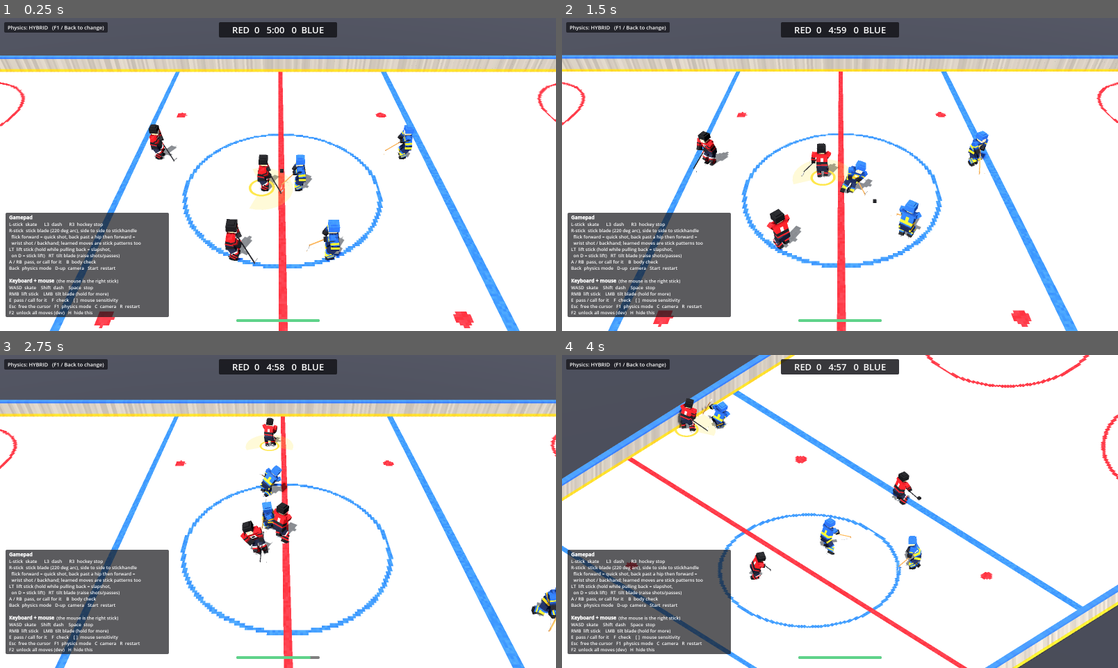
Above: before the commit, frames 1-4 (two rows, left to right).
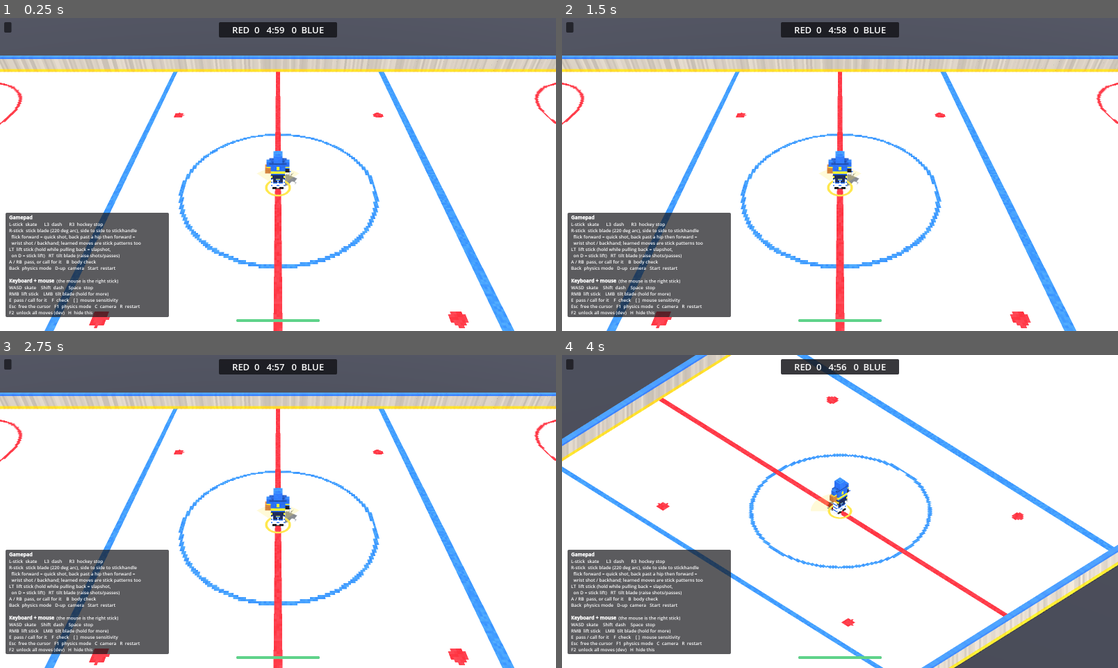
Above: after the commit, the same moments.

Repository: HammerJones/RinkGM
Game: Godot game, scene res://scenes/main.tscn
The game is run twice, just before and just after one commit, with the same random seed, the same clock (stepped at 60 frames per second) and the same inputs.
Inputs (mouse positions are in pixels of both pictures, inside the frame that each line leads up to):
- Up to frame 1 (0.25 s): no input
- Up to frame 2 (1.5 s): tap Enter at 0.5 s; move the mouse to (867, 174) at 0.52 s; hold Right mouse button (lift) 0.53-1.28 s; hold W (move_up) from 0.53 s (still down); tap Shift (dash) at 0.6 s; click (867, 174) at 0.67 s; move the mouse to (812, 174) at 1.27 s; right-click (812, 174) at 1.35 s
- Up to frame 3 (2.75 s): keep holding W (move_up); click (250, 511) at 1.55 s; move the mouse to (289, 505) at 2.02 s; press the mouse at (289, 505) at 2.03 s; tap Shift (dash) at 2.3 s
- Up to frame 4 (4 s): keep holding W (move_up); move the mouse to (834, 517) at 2.77 s; release the mouse at (834, 517) at 2.78 s; tap C (camera) at 2.85 s; click (834, 517) at 2.92 s; right-click (834, 517) at 3.05 s; move the mouse to (878, 514) at 3.52 s; press the mouse at (878, 514) at 3.53 s; tap F (check) at 3.6 s

The runs differ from the first frame. In frame 1, 8.5% of the frame differs, in the area x 0-100%, y 1-100%; in frame 2, 6.1%; in frame 3, 18%; in frame 4, 22%, in the area x 0-100%, y 0-100%.
Error after the commit: Parse Error: Cannot infer the type of "all" variable because the value doesn't have a set type. (res://scripts/input/human_controller.gd:32)

Commit message:
Hand stick-move execution back to physics; move catalog to scripts/core
Physics now owns the 220 degree arc and move execution (MovePhysics), so
this drops controls' own copies in skater.gd and stick_puck.gd ahead of
merging that branch.

Co-Authored-By: Claude Opus 5.5 (1M context) <noreply@anthropic.com>
Claude-Session: https://claude.ai/code/session_01CnqvJr53VTaWQ9ttMTJ7Lu

Diff:
--- a/scripts/game/skater.gd
+++ b/scripts/game/skater.gd
@@ -7,7 +7,7 @@
 ##  * a dash is a burst stride up to top speed; the hockey stop scrapes
 ##    speed off sideways
 ##  * the stick blade is its own point that moves at a limited speed inside a
-##    220 degree arc around the body (reaching back past each hip); the puck follows it on a spring whose
+##    90 degree arc in front of the body; the puck follows it on a spring whose
 ##    force is capped by the skater's grip (see StickPuck), so turning or
 ##    stickhandling harder than your skill allows works the puck loose
 ## Every number comes from `profile` (PhysicsProfile, built from `stats`), and
@@ -18,10 +18,9 @@
 const MASS := 85.0
 const REACH_MIN := 0.55
 const REACH_MAX := 1.5
-const ARC_HALF := deg_to_rad(110.0)       # the blade's 220 degree arc
+const ARC_HALF := PI / 4.0                 # the blade's 90 degree arc
 const DEFAULT_BLADE := Vector2(0.95, 0.3)  # (forward, right) relative to the body
-const WIND_SPOT := Vector2(-0.15, 0.8)     # where a drawn-back blade sits (forehand; y flips for the backhand)
-const DRAWN_ANGLE := deg_to_rad(95.0)      # stick further back than this draws the shot back
+const WIND_SPOT := Vector2(-0.15, 0.8)     # where a drawn-back blade sits
 const SLAP_MIN := 0.18                     # a lifted wind-up shorter than this is a wrist shot
 const LIFT_HEIGHT := 0.22
 const STICK_LIFTED_TIME := 0.55
@@ -107,16 +106,6 @@
 var ai_slap := false
 var ai_tilt := 0.0
 
-# shots and stick moves (see Moves): what this skater knows, the kind of shot
-# being wound up, and a canned stick move in progress
-var moves := Moves.all()
-var shot_kind := Moves.WRIST
-var move := Moves.NONE
-var move_time := 0.0
-var _move_from := Vector2.ZERO
-var _wind_side := 1.0
-var _gest: Array[Vector3] = []  # (forward, right, age) of recent stick input in the body frame
-
 var rig: SkaterRig
 var _prev_shoot := false
 var _prev_lift := false
@@ -192,7 +181,6 @@
 	_stick_wound = false
 	winding = false
 	wind_time = 0.0
-	move = Moves.NONE
 
 
 ## 0..1 visual wind-up for the rig and HUD.
@@ -210,8 +198,6 @@
 ## Where the puck is pulled to while carried. During a slapshot wind-up the
 ## blade lifts away, so the puck stays where the wind-up started.
 func puck_anchor() -> Vector3:
-	if move == Moves.LACROSSE:
-		return blade_pos + Vector3.UP * (blade_height + 0.03)
 	if winding and wind_slap:
 		return _blade_world(_anchor_local)
 	return Vector3(blade_pos.x, 0, blade_pos.z)
@@ -343,11 +329,7 @@
 	if ctrl.stick.length() < 0.5:
 		return false
 	var l := _stick_local(ctrl.stick)
-	return absf(atan2(l.y, l.x)) > DRAWN_ANGLE
-
-
-func knows(id: int) -> bool:
-	return moves.has(id)
+	return absf(atan2(l.y, l.x)) > deg_to_rad(110.0)
 
 
 func _update_blade(dt: float, blend: float) -> void:
@@ -360,14 +342,12 @@
 		var l := _stick_local(ctrl.stick)
 		var mag := minf(l.length(), 1.0)
 		target = Vector2(cos(atan2(l.y, l.x)), sin(atan2(l.y, l.x))) * lerpf(REACH_MIN, REACH_MAX, mag)
-	# keep it inside the 220 degree arc and the stick's reach
+	# keep it inside the 90 degree arc and the stick's reach
 	var reach := clampf(target.length(), REACH_MIN, REACH_MAX)
 	var ang := clampf(atan2(target.y, target.x), -ARC_HALF, ARC_HALF)
 	target = Vector2(cos(ang), sin(ang)) * reach
 	if winding:
-		target = target.lerp(Vector2(WIND_SPOT.x, WIND_SPOT.y * _wind_side), minf(1.0, wind_time / 0.12))
-	if move != Moves.NONE:
-		target = _move_target()
+		target = target.lerp(WIND_SPOT, minf(1.0, wind_time / 0.12))
 	# the blade chases the target with limited speed and acceleration
 	var want := (target - blade_local) * profile.blade_response
 	want = want.limit_length(profile.blade_speed * lerpf(1.0, 1.25, blend))
@@ -381,8 +361,6 @@
 		h = 0.35
 	elif winding and wind_slap:
 		h = 0.9 * windup() + 0.2
-	elif move == Moves.LACROSSE:
-		h = 1.05 * smoothstep(0.05, LACROSSE_SCOOP, move_time)
 	elif lifting:
 		h = LIFT_HEIGHT
 	blade_height = lerpf(blade_height, h, minf(1.0, 25.0 * dt))
@@ -419,43 +397,18 @@
 			cancel_shot()
 		_prev_shoot = ctrl.shoot
 		return
-	_record_gesture(dt)
-	if move != Moves.NONE:
-		_update_move(dt)
-		return
-	if not winding and has_puck():
-		var g := _gesture()
-		if g == Moves.TOE_DRAG or g == Moves.LACROSSE:
-			_start_move(g)
-			return
-		if g == Moves.SNAP:
-			shot_kind = Moves.SNAP
-			wind_time = 0.3
-			_fire()
-			return
 	if _flicked(dt):
-		shot_kind = Moves.QUICK
 		_fire()
 		return
 	var drawn := _stick_drawn()
 	var held := ctrl.shoot
-	# with LT held the slapshot starts as soon as the stick heads back on the
-	# forehand, so the lifted blade doesn't leave the puck behind
-	var slap_draw := ctrl.lift and has_puck() and knows(Moves.SLAP) and ctrl.stick.length() > 0.5 \
-		and rad_to_deg(atan2(_stick_local(ctrl.stick).y, _stick_local(ctrl.stick).x)) > 60.0
-	drawn = drawn or slap_draw
 	if not winding and ((held and not _prev_shoot) or drawn):
 		winding = true
 		wind_time = 0.0
-		_wind_side = -1.0 if drawn and _stick_local(ctrl.stick).y < 0.0 else 1.0
-		# the slapshot is a learned move; without it a lifted wind-up is a wrist shot
-		wind_slap = ctrl.lift and _wind_side > 0.0 and knows(Moves.SLAP) and (has_puck() or knows(Moves.ONE_TIMER))
-		shot_kind = Moves.SLAP if wind_slap else (Moves.BACKHAND if _wind_side < 0.0 else Moves.WRIST)
+		wind_slap = ctrl.lift
 		_stick_wound = drawn and not held
 		_wind_grace = 0.0
-		# the puck waits where it is while the blade goes back
-		var pd := puck.position - position
-		_anchor_local = Vector2(pd.dot(heading), pd.dot(right_vec())) if has_puck() else blade_local
+		_anchor_local = blade_local
 	_prev_shoot = held
 	if not winding:
 		return
@@ -495,110 +448,15 @@
 	return true
 
 
-# ---------------------------------------------------------------- moves
-
-const GEST_KEEP := 0.7
-const TOE_DRAG_TIME := 0.32
-const LACROSSE_SCOOP := 0.4
-const LACROSSE_HOLD := 1.6
-
-
-func _record_gesture(dt: float) -> void:
-	for i in _gest.size():
-		_gest[i].z += dt
-	var l := _stick_local(ctrl.stick) if ctrl.stick.length() > 0.2 else Vector2.ZERO
-	_gest.append(Vector3(l.x, l.y, 0.0))
-	while _gest.size() > 2 and _gest[0].z > GEST_KEEP:
-		_gest.pop_front()
-
-
-## Which pattern the recent stick path traced (see Moves), or NONE.
-func _gesture() -> int:
-	var c := _gest[-1]
-	var r := Vector2(c.x, c.y).length()
-	var ang := rad_to_deg(atan2(c.y, c.x))
-	var tilted := ctrl.tilt > 0.5
-	if tilted and knows(Moves.LACROSSE) and r > 0.8 and ang > 45.0:
-		# sweeping round from the backhand side towards the forehand hip; the
-		# scoop finishes the sweep up behind the hip
-		if _was(func(a, rr, age): return a < -45.0 and rr > 0.8 and age < 0.5):
-			return Moves.LACROSSE
-	if tilted and knows(Moves.TOE_DRAG) and r > 0.5 and ang < -55.0:
-		# pulled back across from out in front
-		if _was(func(a, rr, age): return absf(a) < 35.0 and rr > 0.7 and age < 0.3):
-			return Moves.TOE_DRAG
-	if knows(Moves.SNAP) and c.x > 0.85 and absf(ang) < 20.0:
-		# snapped forward from out wide on the forehand
-		if _was(func(a, rr, age): return a > 60.0 and a < 105.0 and rr > 0.6 and age < 0.12):
-			return Moves.SNAP
-	return Moves.NONE
-
-
-func _was(test: Callable) -> bool:
-	for g in _gest:
-		if test.call(rad_to_deg(atan2(g.y, g.x)), Vector2(g.x, g.y).length(), g.z):
-			return true
-	return false
-
-
-func _start_move(id: int) -> void:
-	move = id
-	move_time = 0.0
-	_move_from = blade_local
-	_gest.clear()
-
-
-## Canned blade paths; the puck rides the blade (NHL-style) until they finish.
-func _move_target() -> Vector2:
-	match move:
-		Moves.TOE_DRAG:
-			var e := smoothstep(0.0, 1.0, move_time / TOE_DRAG_TIME)
-			return _move_from.lerp(Vector2(0.5, -0.65), e)
-		Moves.LACROSSE:
-			var e := smoothstep(0.0, 1.0, move_time / LACROSSE_SCOOP)
-			# round the front and up behind the forehand hip
-			var a := lerpf(atan2(_move_from.y, _move_from.x), deg_to_rad(100.0), e)
-			return Vector2(cos(a), sin(a)) * lerpf(_move_from.length(), 0.8, e)
-	return blade_local
-
-
-func _update_move(dt: float) -> void:
-	move_time += dt
-	if not has_puck():
-		move = Moves.NONE
-		return
-	match move:
-		Moves.TOE_DRAG:
-			if move_time >= TOE_DRAG_TIME:
-				move = Moves.NONE
-		Moves.LACROSSE:
-			if move_time < LACROSSE_SCOOP:
-				return
-			var l := _stick_local(ctrl.stick)
-			if ctrl.stick.length() > 0.6 and l.x > 0.5:
-				shot_kind = Moves.LACROSSE
-				move = Moves.NONE
-				wind_time = 0.4
-				_fire()
-			elif move_time > LACROSSE_SCOOP + LACROSSE_HOLD or ctrl.tilt < 0.2:
-				# let it drop back to the ice
-				move = Moves.NONE
-
-
 func _fire() -> void:
 	var held := wind_time
 	var slap := wind_slap and held >= SLAP_MIN
-	if shot_kind == Moves.SLAP and not slap:
-		shot_kind = Moves.WRIST
 	winding = false
 	_stick_wound = false
 	wind_time = 0.0
 	# the blade follows through
-	var side := -1.0 if shot_kind == Moves.BACKHAND else 1.0
-	blade_local = Vector2(REACH_MAX * 0.85, 0.15 * side)
+	blade_local = Vector2(REACH_MAX * 0.85, 0.15)
 	blade_lvel = Vector2.ZERO
-	if rig:
-		rig.follow_through(held * 1.5 + (0.4 if slap else 0.0), side)
 	if has_puck():
 		shoot(held, slap)
 		return
@@ -638,17 +496,6 @@
 		err *= 1.35
 	else:
 		spd = p.wrist_speed(held)
-	match shot_kind:
-		Moves.BACKHAND:
-			spd *= 0.8
-			err *= 1.3
-		Moves.SNAP:
-			# barely any wind-up, but the flex of the shaft does the work
-			spd = p.wrist_speed(0.55)
-			err = p.aim_error(0.3)
-		Moves.LACROSSE:
-			spd = p.wrist_speed(0.4) * 0.9
-			err *= 1.25
 	if incoming > 0.0:
 		spd += incoming * 0.25
 		err *= 1.3
@@ -659,13 +506,11 @@
 	# pick a target height at the net and solve for the lift that gets there:
 	# tilt opens the blade and raises the shot
 	var h_target: float
-	if shot_kind == Moves.LACROSSE:
-		h_target = randf_range(0.75, 1.05)
-	elif ctrl.tilt > 0.05:
+	if ctrl.tilt > 0.05:
 		h_target = lerpf(0.25, 1.1, ctrl.tilt)
 	else:
 		h_target = randf_range(0.04, 0.22)
-	h_target = maxf(0.0, h_target + randfn(0.0, err * net_dist * 0.5)) - from.y
+	h_target = maxf(0.0, h_target + randfn(0.0, err * net_dist * 0.5))
 	var vy := 0.0
 	if net_dist < 24.0:
 		var tt := net_dist / spd
--- a/scripts/game/stick_puck.gd
+++ b/scripts/game/stick_puck.gd
@@ -61,18 +61,6 @@
 	if carrier.stun_timer > 0.0 or carrier.stick_lifted_timer > 0.0:
 		puck.controller = null
 		return
-	if carrier.move != Moves.NONE:
-		# a learned move: the puck rides the blade until it's done
-		var at := carrier.puck_anchor()
-		puck.vel = (at - puck.position) / dt if dt > 0.0 else Vector3.ZERO
-		puck.vel = puck.vel.limit_length(25.0)
-		if at.y <= 0.001:
-			puck.vel.y = 0.0
-		return
-	if carrier.winding and carrier.wind_slap:
-		# the blade is up for the slapshot: the puck settles where it was left,
-		# drifting along with the skater
-		puck.vel = puck.vel.lerp(Vector3(carrier.vel.x, puck.vel.y, carrier.vel.z), 1.0 - exp(-8.0 * dt))
 	var to := carrier.puck_anchor() - puck.position
 	to.y = 0.0
 	# with the blade lifted over the puck there's no contact; you keep it only
Renamed: scripts/game/moves.gd -> scripts/core/moves.gd
